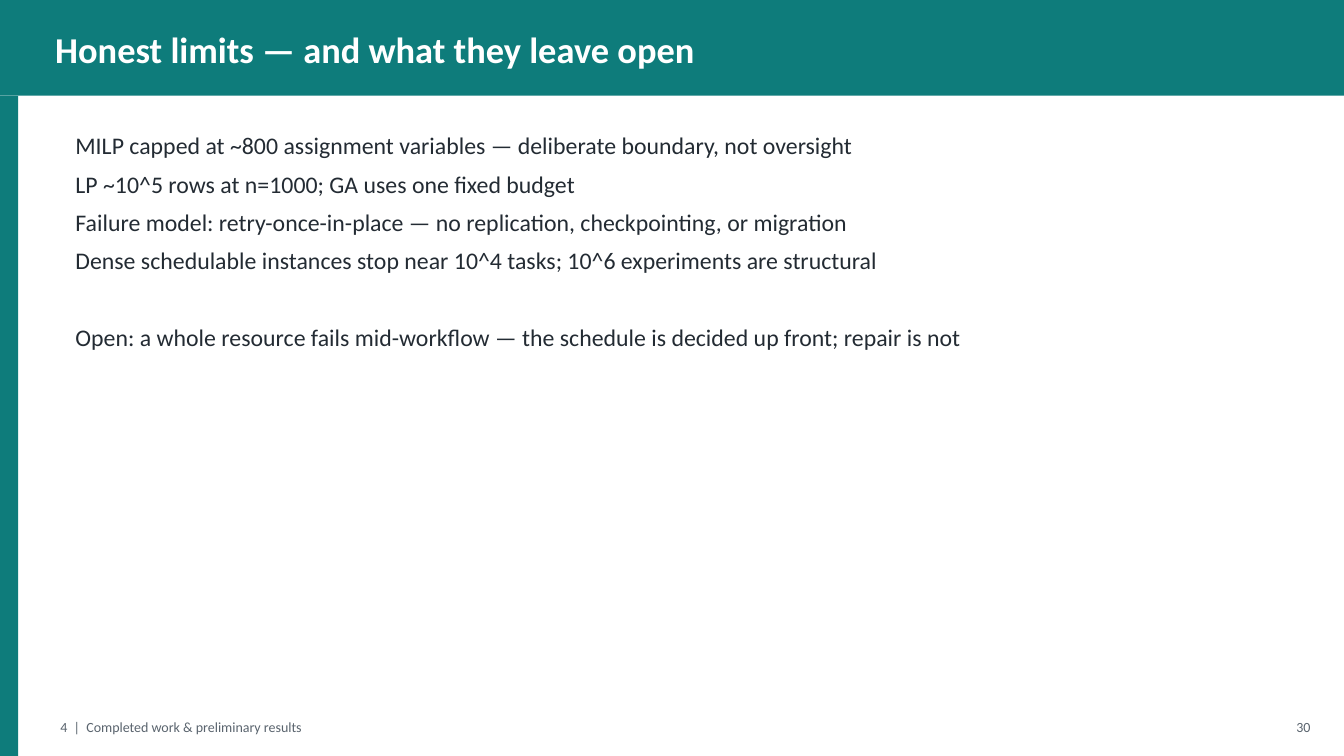
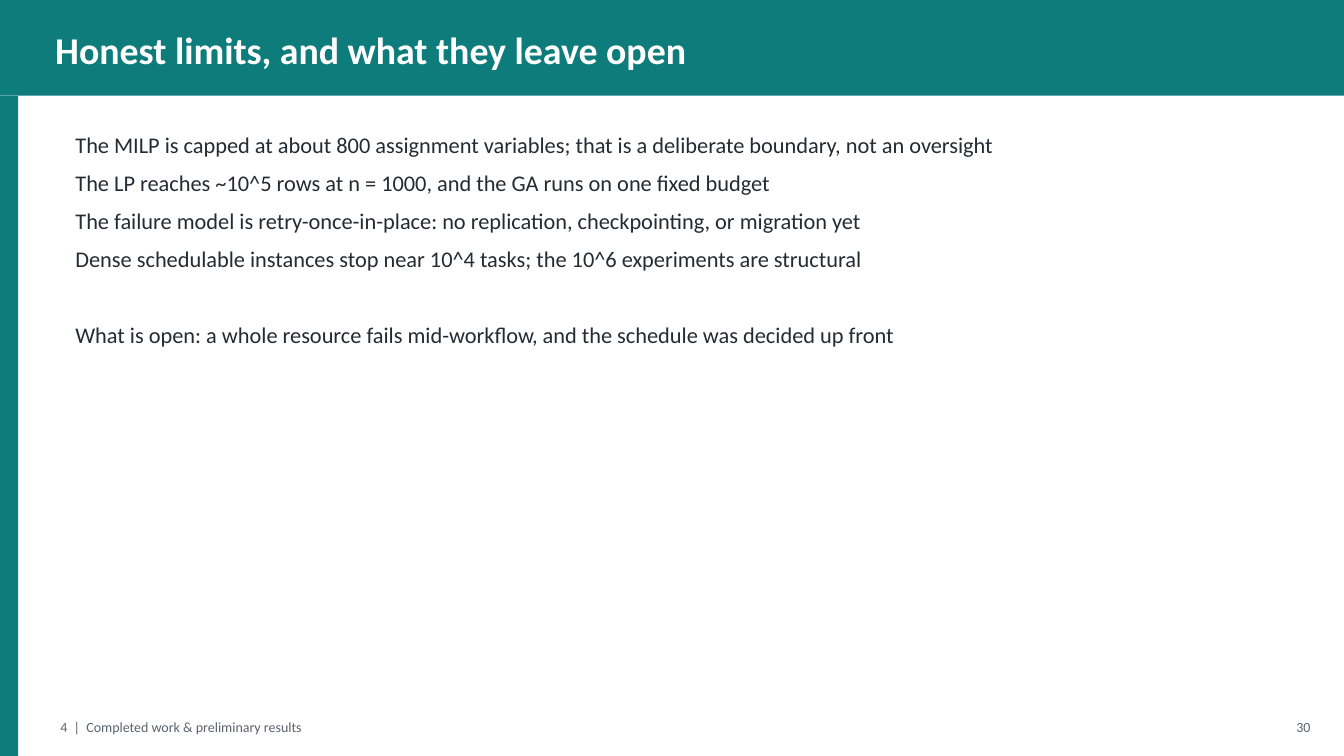
Before and after one commit to gayanigupta/data-aware-scheduling, a slide deck: slide 31 of slides/data-aware-scheduling.pptx. Drawn at 1344x756 pixels with LibreOffice and Linux fonts; fonts in the diff are those of the drawing. Boxes give left, top, right and bottom in pixels: in the first picture for what was removed or moved away, otherwise in the second. Text is boxed around its words. In the diff, an @@ line names an element or a change of style, - is before the commit and + after.

Commit message:
Humanize slide text, enlarge fonts, list both advisors

```diff
--- a/slides/data-aware-scheduling.pptx
+++ b/slides/data-aware-scheduling.pptx
@@ text at <box>55,37,686,70</box>: text changed; size 26 to 27 pt @@
-Honest limits — and what they leave open
+Honest limits, and what they leave open
@@ text at <box>75,137,992,347</box>: text changed; size 17 to 16 pt @@
-MILP capped at ~800 assignment variables — deliberate boundary, not oversight
-LP ~10^5 rows at n=1000; GA uses one fixed budget
-Failure model: retry-once-in-place — no replication, checkpointing, or migration
-Dense schedulable instances stop near 10^4 tasks; 10^6 experiments are structural
-Open: a whole resource fails mid-workflow — the schedule is decided up front; repair is not
+The MILP is capped at about 800 assignment variables; that is a deliberate boundary, not an oversight
+The LP reaches ~10^5 rows at n = 1000, and the GA runs on one fixed budget
+The failure model is retry-once-in-place: no replication, checkpointing, or migration yet
+Dense schedulable instances stop near 10^4 tasks; the 10^6 experiments are structural
+What is open: a whole resource fails mid-workflow, and the schedule was decided up front
```
Also in this commit, not shown: 44 other slides changed, 1 other file.
